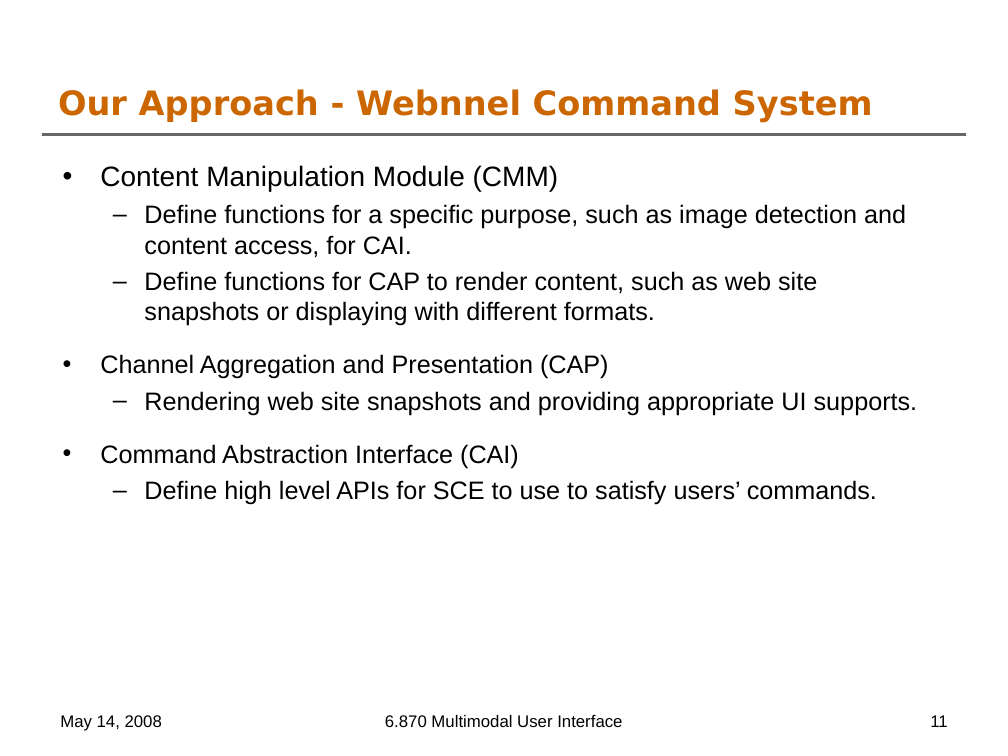
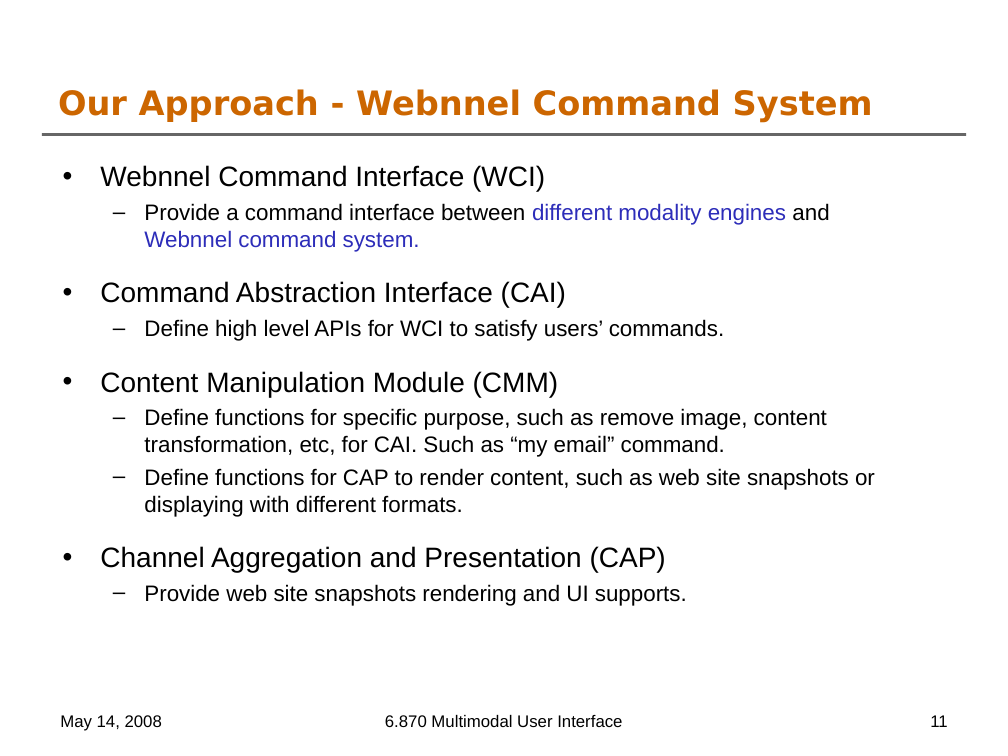
Before and after one commit to oshanis/webnnel, a slide deck: slide 11 of docs/6.870 Final Project Presentation.ppt. Drawn at 1008x756 pixels with LibreOffice and Linux fonts; fonts in the diff are those of the drawing; background and template pictures are left out. Boxes give left, top, right and bottom in pixels: in the first picture for what was removed or moved away, otherwise in the second. Text is boxed around its words. In the diff, an @@ line names an element or a change of style, - is before the commit and + after.

```diff
--- a/docs/6.870 Final Project Presentation.ppt
+++ b/docs/6.870 Final Project Presentation.ppt
@@ text at [100, 165, 829, 341]: paragraphs added @@
+• Webnnel Command Interface (WCI)
+  – Provide a command interface between different modality engines and Webnnel command system.
+• Command Abstraction Interface (CAI)
+  – Define high level APIs for WCI to satisfy users’ commands.
@@ text at [144, 408, 827, 457]: text changed; size 18 to 16 pt @@
-  – Define functions for a specific purpose, such as image detection and content access, for CAI.
+  – Define functions for specific purpose, such as remove image, content transformation, etc, for CAI. Such as “my email” command.
@@ text at [100, 468, 875, 572]: size 18 to 16 pt in "Define functions for CAP to render content, ..."; size 18 to 20 pt in "Channel Aggregation and Presentation (CAP)" @@
@@ text at [144, 584, 687, 606]: text changed; size 18 to 16 pt @@
-  – Rendering web site snapshots and providing appropriate UI supports.
-• Command Abstraction Interface (CAI)
-  – Define high level APIs for SCE to use to satisfy users’ commands.
+  – Provide web site snapshots rendering and UI supports.
```
Also in this commit, not shown: 2 other slides changed, 1 slide added.
